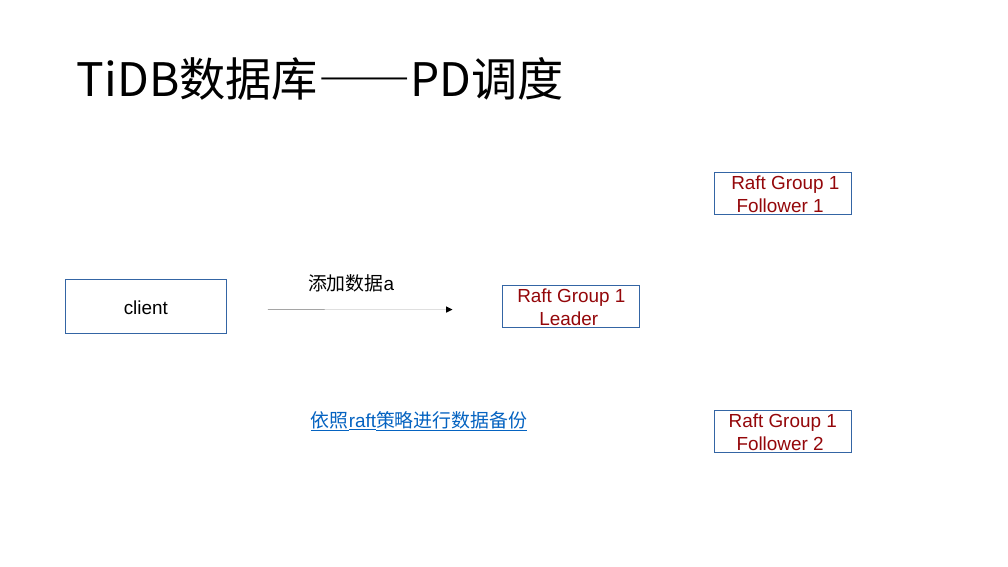
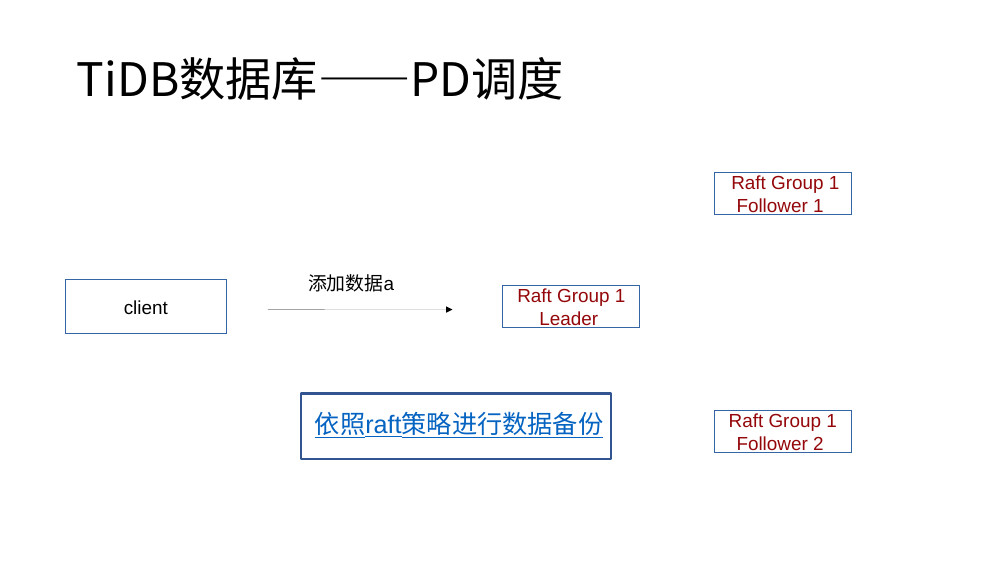
Before and after one commit to Doris404/Study-paper-channel, a slide deck: slide 11 of Chai' project/study material/notes/TiDB项目.pptx (slide 15 before the commit). Drawn at 1008x567 pixels with LibreOffice and Linux fonts; fonts in the diff are those of the drawing. Boxes give left, top, right and bottom in pixels: in the first picture for what was removed or moved away, otherwise in the second. Text is boxed around its words. In the diff, an @@ line names an element or a change of style, - is before the commit and + after.

```diff
--- a/Chai' project/study material/notes/TiDB项目.pptx
+++ b/Chai' project/study material/notes/TiDB项目.pptx
@@ rectangle added at (x1=301, y1=394, x2=612, y2=459), outline #325491 2 pt @@
@@ text "依照raft策略进行数据备份" at (x1=315, y1=411, x2=603, y2=438): size 18 to 24 pt @@
```
Also in this commit, not shown: 3 other slides changed, 5 slides added, 4 slides removed, 12 other files.
